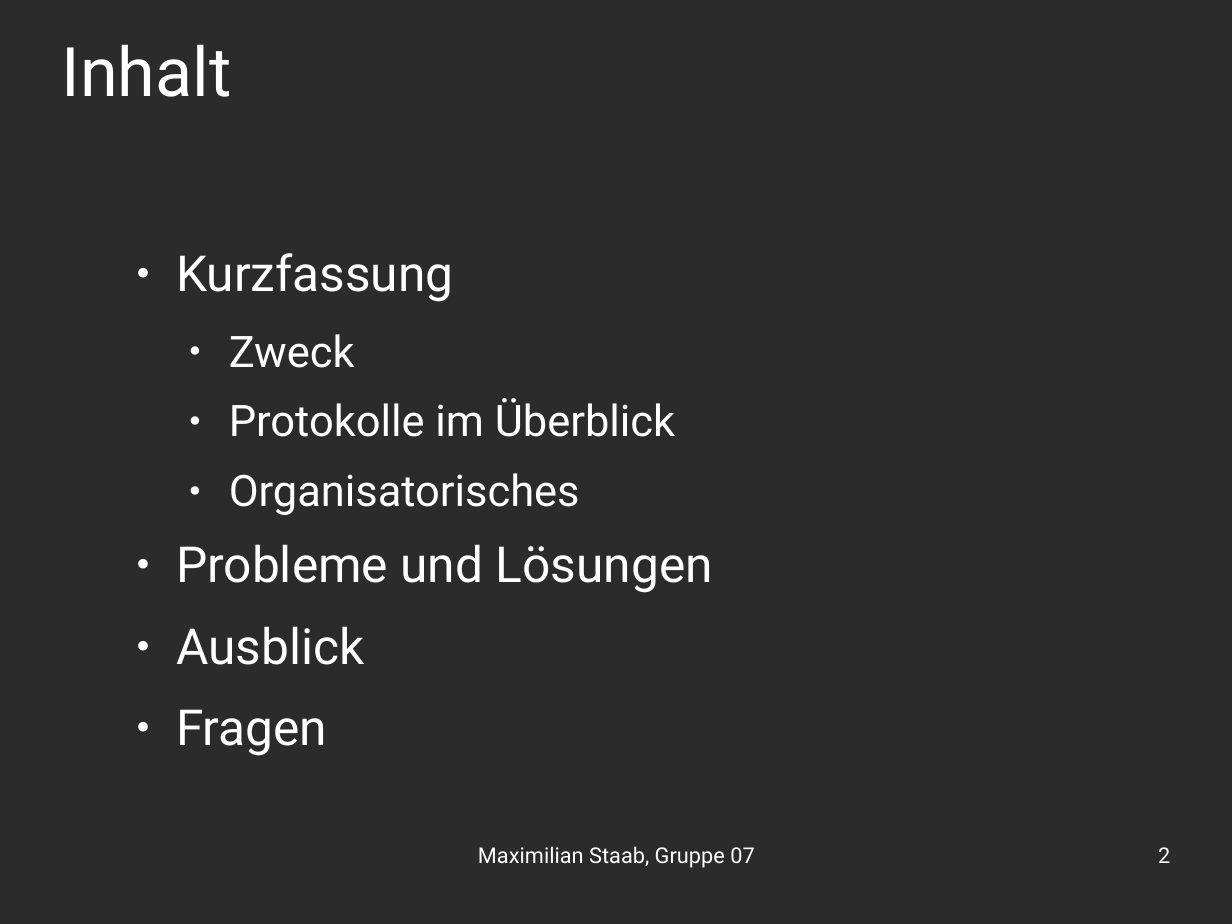
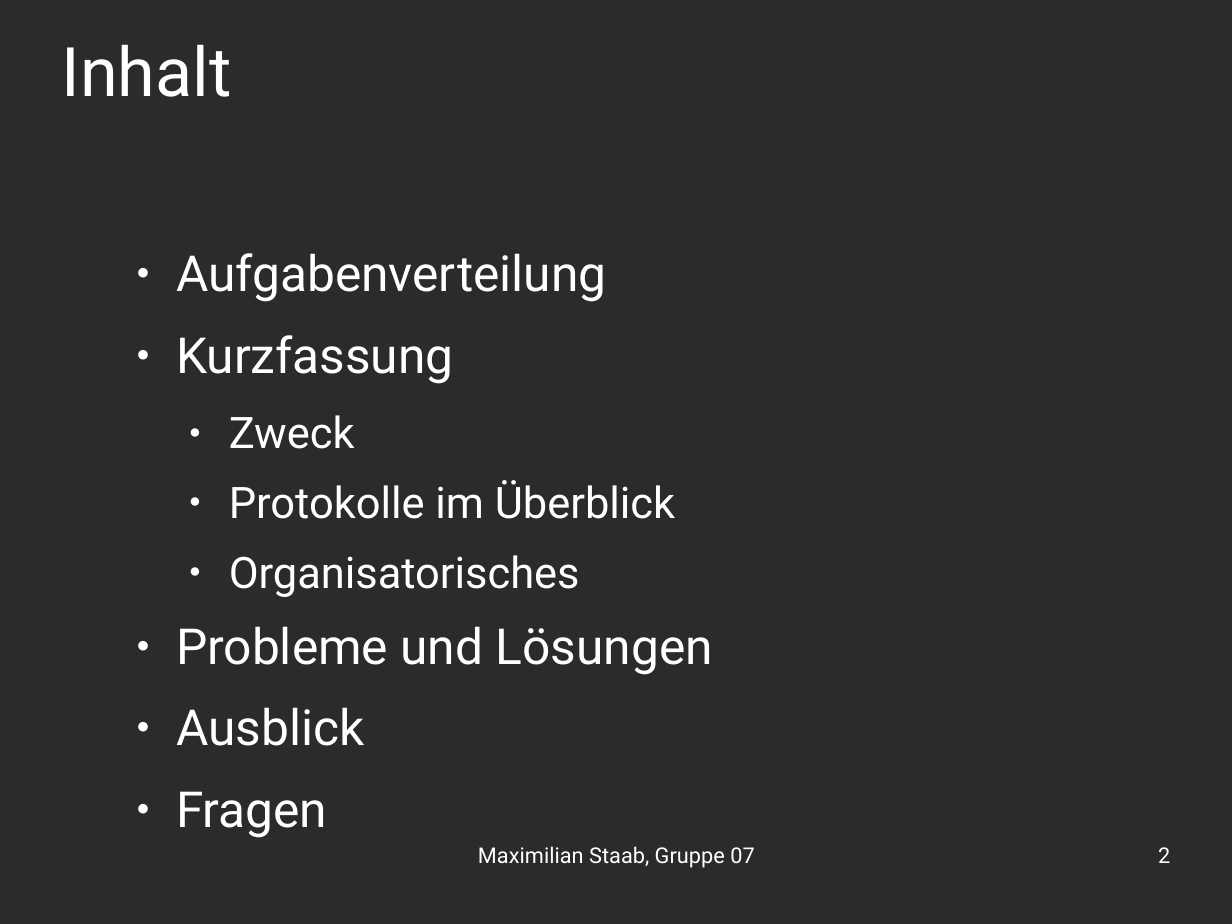
Before and after one commit to OrestTa/etip, a slide deck: slide 2 of Projekt2/Protokolle/verlauf2.odp. Drawn at 1232x924 pixels with LibreOffice and Linux fonts; fonts in the diff are those of the drawing; background and template pictures are left out; a plain dark background stands for a picture behind light text. Boxes give left, top, right and bottom in pixels: in the first picture for what was removed or moved away, otherwise in the second. Text is boxed around its words. In the diff, an @@ line names an element or a change of style, - is before the commit and + after.

```diff
--- a/Projekt2/Protokolle/verlauf2.odp
+++ b/Projekt2/Protokolle/verlauf2.odp
@@ text at box(176, 253, 606, 302): paragraph added @@
+● Aufgabenverteilung
```
Also in this commit, not shown: 2 other slides changed, 1 slide added, 1 other file.
